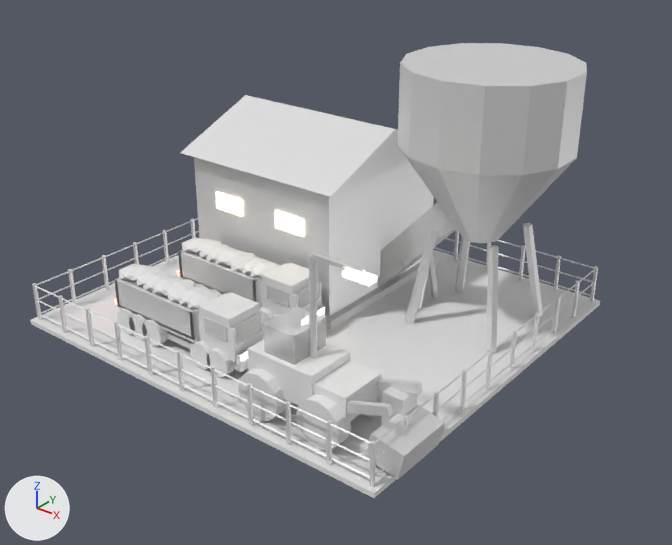
Two versions of the FBX model Assets/Art/KayseriIsland/Models/Iron/Phase3/Haul_P3.fbx, one commit apart.
Camera for both pictures: a camera (50 mm lens) standing at (8.6, -11.3, 37.8) and looking at (-22.4, 27.6, 13.7). Arrows for +X, +Y and +Z are at lower left; the lights stay in place. The first picture is the older version. Where no turn or scale is listed for an object, it has been applied to the vertices. Vertices at exactly the same position are counted once.

Names of what the first picture shows: 'Haul.Conv', 'Haul.Fence', 'Haul.Hopper', 'Haul.Lamp0', 'Haul.Loader', 'Haul.Parked0', 'Haul.Parked1', 'Haul.Weighbridge', 'Haul.Workshop', 'Haul.Yard'.
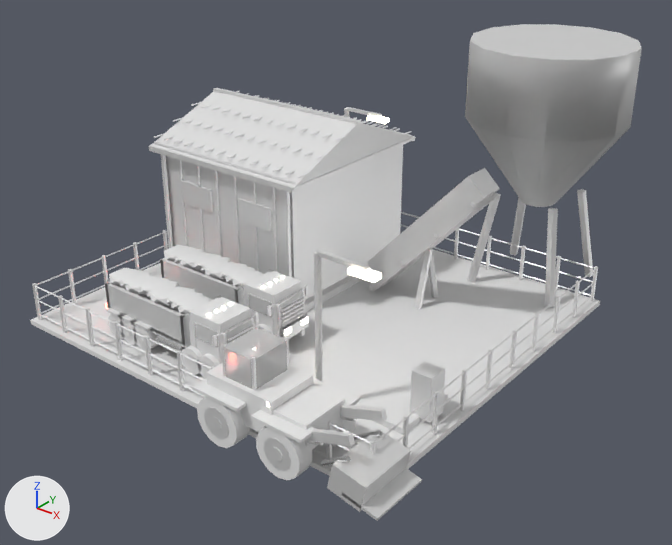
Boxes (x1, y1, x2, y2) around the edits, measured in the pictures (672 x 545 px; the box of a moved part takes in the faces that stretch with it):
'Haul.Hopper', moved: before (398, 43, 587, 353); after (465, 24, 642, 307)
'Haul.Workshop', reshaped, moved: before (180, 95, 441, 329); after (149, 88, 415, 313)
'Haul.Loader', reshaped, moved (11% wider, 13% taller): before (238, 306, 445, 480); after (192, 325, 422, 521)
'Haul.Parked1', moved: before (114, 264, 264, 377); after (105, 268, 259, 379)
'Haul.Parked0', moved: before (177, 237, 325, 328); after (160, 245, 309, 339)
'Haul.Weighbridge', moved: before (280, 386, 417, 455); after (309, 351, 448, 434)
'Haul.Lamp0', moved: before (309, 253, 377, 358); after (314, 250, 382, 382)
'Haul.Lamp1', moved (not visible before): after (344, 107, 390, 124)
part 1 of me_haul_workshop_001, added: after (149, 88, 415, 277)
part 2 of me_haul_loader_001, added: after (313, 378, 360, 407)
part 3 of me_haul_loader_001, added: after (264, 438, 291, 471)
part 4 of me_haul_loader_001, added: after (271, 447, 283, 461)
part 5 of me_haul_loader_001, added: after (204, 407, 229, 439)
part 6 of me_haul_loader_001, added: after (211, 417, 221, 430)
part 7 of me_haul_loader_001, added: after (251, 410, 315, 443)
part 8 of me_haul_loader_001, added: after (192, 378, 246, 412)
part 9 of me_haul_loader_001, added: after (284, 337, 289, 370)
part 10 of me_haul_loader_001, added: after (251, 357, 257, 390)
part 11 of me_haul_loader_001, added: after (221, 344, 226, 377)
part 12 of me_haul_loader_001, added: after (340, 417, 357, 421)
part 13 of me_haul_loader_001, added: after (353, 431, 383, 440)
part 14 of me_haul_loader_001, added: after (307, 441, 324, 446)
part 15 of me_haul_loader_001, added: after (321, 456, 350, 465)
part 16 of me_haul_loader_001, moved or reshaped: before (238, 365, 383, 450); after (197, 397, 355, 480)
part 17 of me_haul_loader_001, added: after (342, 469, 422, 521)

Edits to the bpy script that builds the scene:
```text
Change me_haul_loader_001:
    remove me_haul_loader_001.from_pydata(...)  # 144 vertices, 248 faces; spans x -3.35..6.69, y -2.05..2.05, z 0.0..5.1
    add me_haul_loader_001.from_pydata(...)  # 524 vertices, 908 faces; spans x -3.5..7.34, y -2.12..2.12, z 0.0..5.2
    me_haul_loader_001 part 2: a new loose piece, a box spanning x 0.4..3.4, y 1.08..2.12, z 2.66..2.84, in mat_yellow (white #e7e7e7)
    me_haul_loader_001 part 3: a new loose piece, a 12-sided cylinder along y spanning x 1.06..2.74, y -2.08..-1.12, z 0.51..2.19, in mat_steel_dk (white #e7e7e7)
    me_haul_loader_001 part 4: a new loose piece, a 10-sided cylinder along y spanning x 1.57..2.23, y -2.11..-1.09, z 1.0..1.7, in mat_steel_lt (white #e7e7e7)
    me_haul_loader_001 part 5: a new loose piece, a 12-sided cylinder along y spanning x -2.84..-1.16, y -2.08..-1.12, z 0.51..2.19, in mat_steel_dk (white #e7e7e7)
    me_haul_loader_001 part 6: a new loose piece, a 10-sided cylinder along y spanning x -2.33..-1.67, y -2.11..-1.09, z 1.0..1.7, in mat_steel_lt (white #e7e7e7)
    me_haul_loader_001 part 7: a new loose piece, a box spanning x 0.4..3.4, y -2.12..-1.08, z 2.66..2.84, in mat_yellow (white #e7e7e7)
    me_haul_loader_001 part 8: a new loose piece, a box spanning x -3.5..-0.5, y -2.12..-1.08, z 2.66..2.84, in mat_yellow (white #e7e7e7)
    me_haul_loader_001 part 9: a new loose piece, a box spanning x -0.32..-0.18, y 1.08..1.22, z 3.4..5.2, in mat_steel_dk (white #e7e7e7)
    me_haul_loader_001 part 10: a new loose piece, a box spanning x -0.32..-0.18, y -1.22..-1.08, z 3.4..5.2, in mat_steel_dk (white #e7e7e7)
    me_haul_loader_001 part 11: a new loose piece, a box spanning x -2.22..-2.08, y -1.22..-1.08, z 3.4..5.2, in mat_steel_dk (white #e7e7e7)
    me_haul_loader_001 part 12: a new loose piece of 16 vertices spanning x 1.31..3.89, y 1.04..1.36, z 1.54..2.56, in mat_chrome (white #e7e7e7)
    me_haul_loader_001 part 13: a new loose piece of 16 vertices spanning x 3.81..5.39, y 1.07..1.33, z 1.19..2.31, in mat_chrome (white #e7e7e7)
    me_haul_loader_001 part 14: a new loose piece of 16 vertices spanning x 1.31..3.89, y -1.36..-1.04, z 1.54..2.56, in mat_chrome (white #e7e7e7)
    me_haul_loader_001 part 15: a new loose piece of 16 vertices spanning x 3.81..5.39, y -1.33..-1.07, z 1.19..2.31, in mat_chrome (white #e7e7e7)
    me_haul_loader_001 part 16: 20 vertices moved from x -3.17..3.07, y -2.05..2.05, z 0.18..2.52 to x -3.06..3.22, y -2.05..2.05, z 0.13..2.57; 60 vertices removed from x -3.35..3.25, y -2.05..2.05, z 0.18..2.52; 76 vertices added at x -3.32..3.22, y -2.05..2.05, z 0.13..2.57
    me_haul_loader_001 part 17: 8 vertices added at x 5.36..7.34, y -1.7..1.7, z 0.13..0.71
    other edits to the shape of me_haul_loader_001 do not show in these pictures
    add me_haul_loader_001.materials.append(mat_steel_lt)  # white #e7e7e7
    add me_haul_loader_001.materials.append(mat_chrome)  # white #e7e7e7
    add me_haul_loader_001.materials.append(mat_headlight)  # white #e7e7e7, glowing pale yellow #fff6da
    add me_haul_loader_001.materials.append(mat_taillight)  # white #e7e7e7, glowing red #ff593f
Change me_haul_hopper_001:
    where me_haul_hopper_001.from_pydata(...)  # 82 vertices, 168 faces; spans x -4.9..4.9, y -5.0..5.0, z -0.1..15.6
    me_haul_hopper_001 part 18: all faces are now shaded smooth (168 of 168 changed)
Change me_haul_workshop_001:
    remove me_haul_workshop_001.from_pydata(...)  # 62 vertices, 92 faces; spans x -6.1..6.1, y -6.1..6.1, z 0.0..10.92
    add me_haul_workshop_001.from_pydata(...)  # 1118 vertices, 1676 faces; spans x -6.17..6.17, y -6.17..6.17, z 0.0..11.02
    me_haul_workshop_001 part 1: 816 vertices added at x -6.17..6.17, y -6.17..6.17, z 0.5..11.02
    other edits to the shape of me_haul_workshop_001 do not show in these pictures
    add me_haul_workshop_001.materials.append(mat_steel)  # white #e7e7e7
Change ob_haul_weighbridge:
    ob_haul_weighbridge.location: (0.0, 0.0, 10.22) -> (0.0, 2.48, 10.22)
Change ob_haul_lamp1:
    ob_haul_lamp1.location: (-31.0, 37.0, 10.52) -> (-31.0, 39.47, 10.52)
Change ob_haul_loader:
    ob_haul_loader.location: (-17.0, 19.0, 10.52) -> (-17.0, 16.15, 10.52)
Change ob_haul_lamp0:
    ob_haul_lamp0.location: (-17.0, 19.0, 10.52) -> (-17.0, 19.38, 10.52)
Change ob_haul_hopper:
    ob_haul_hopper.location: (-16.0, 33.0, 10.52) -> (-16.0, 40.15, 10.52)
Change ob_haul_workshop:
    ob_haul_workshop.location: (-28.0, 32.5, 10.52) -> (-30.51, 32.2, 10.52)
Change ob_haul_parked1:
    ob_haul_parked1.location: (-27.0, 20.0, 10.52) -> (-27.0, 19.3, 10.52)
Change ob_haul_parked0:
    ob_haul_parked0.location: (-27.0, 25.0, 10.52) -> (-27.0, 23.52, 10.52)
```
